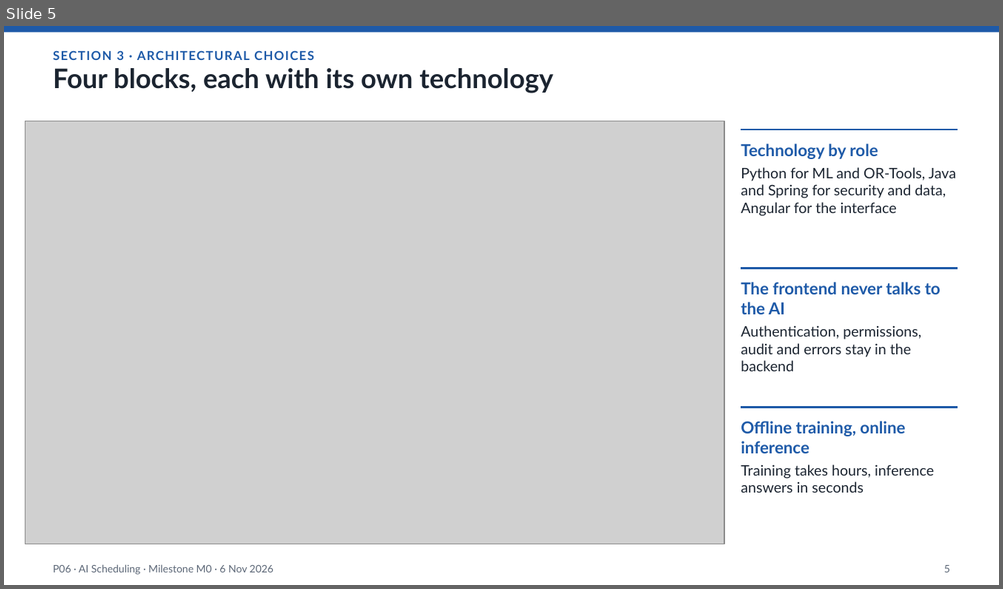
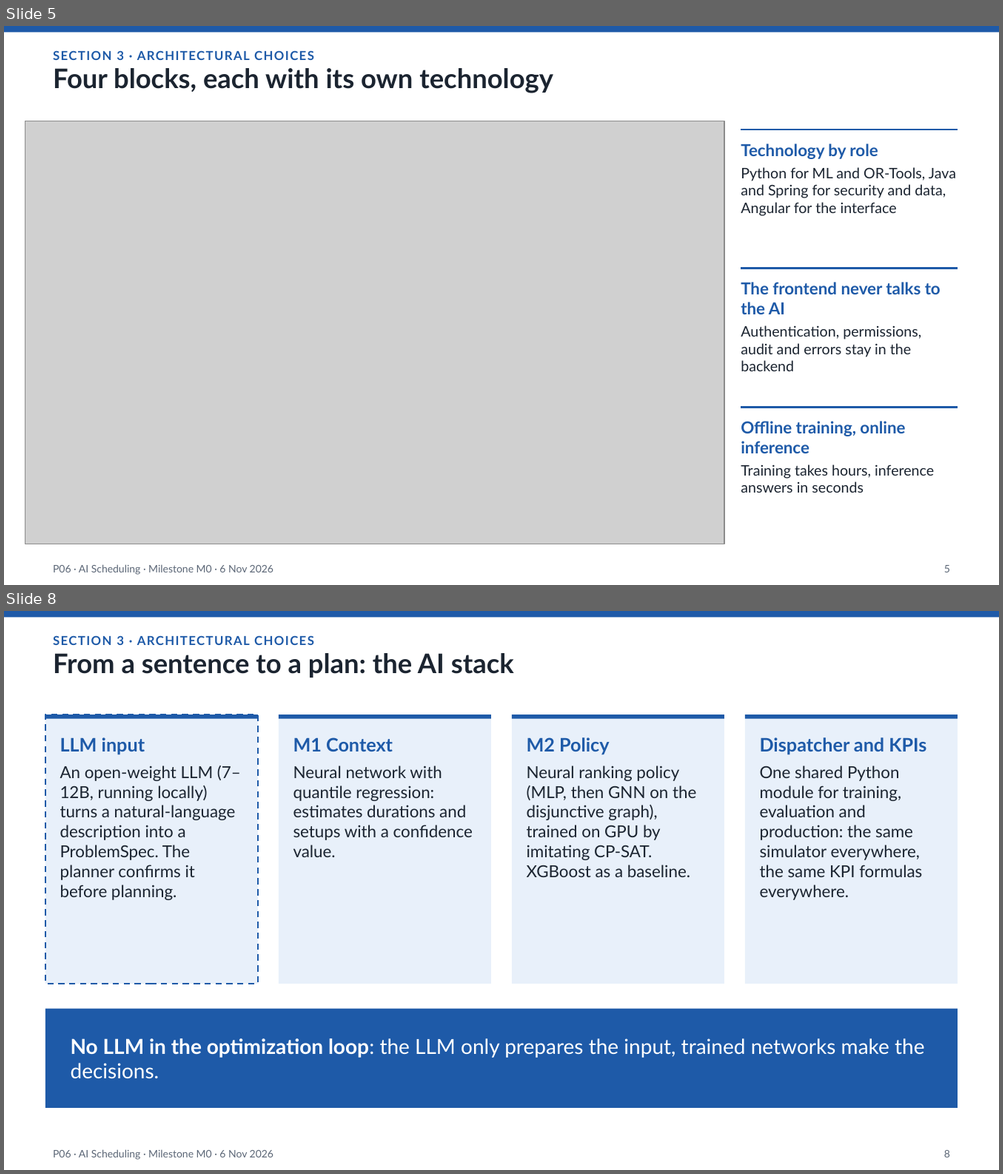
Before and after one commit to Pieruc/Scheduling, a slide deck: Presentazione/P06-6Nov-v1.pptx. Shown one above the other, each under a label of ours: slide 5 before the commit, slides 5 and 8 after it; the slides between them are not shown. The pictures are 1003x589 and 1003x1174 pixels, drawn with LibreOffice and Linux fonts; fonts in the diff are those of the drawing; grey boxes stand for pictures. Boxes give left, top, right and bottom in pixels: in the first picture for what was removed or moved away, otherwise in the second. Text is boxed around its words. In the diff, an @@ line names an element or a change of style, - is before the commit and + after.

```diff
--- a/Presentazione/P06-6Nov-v1.pptx
+++ b/Presentazione/P06-6Nov-v1.pptx
@@ slide 8 added at [4, 611, 999, 1170], background #FFFFFF @@
@@ rectangle added at [4, 611, 999, 617], fill #1E5AA8 @@
@@ title added at [53, 653, 514, 678], 26 pt, text #1B2430, bold @@
+From a sentence to a plan: the AI stack
@@ text added at [53, 635, 314, 645], 12 pt, text #1E5AA8, bold @@
+SECTION 3 · ARCHITECTURAL CHOICES
@@ rectangle added at [45, 715, 259, 984], fill #E8F0FA, outline #1E5AA8 1.5 pt dashed @@
@@ rectangle added at [45, 715, 259, 719], fill #1E5AA8 @@
@@ rectangle added at [279, 715, 491, 984], fill #E8F0FA @@
@@ rectangle added at [279, 715, 491, 719], fill #1E5AA8 @@
@@ rectangle added at [512, 715, 725, 984], fill #E8F0FA @@
@@ rectangle added at [512, 715, 725, 719], fill #1E5AA8 @@
@@ rectangle added at [745, 715, 958, 984], fill #E8F0FA @@
@@ rectangle added at [745, 715, 958, 719], fill #1E5AA8 @@
@@ text added at [60, 738, 241, 900], 16 pt, text #1B2430 @@
+LLM input
+An open-weight LLM (7–12B, running locally) turns a natural-language description into a ProblemSpec. The planner confirms it before planning.
@@ text added at [293, 738, 472, 857], 16 pt, text #1B2430 @@
+M1 Context
+Neural network with quantile regression: estimates durations and setups with a confidence value.
@@ text added at [526, 738, 696, 877], 16 pt, text #1B2430 @@
+M2 Policy
+Neural ranking policy (MLP, then GNN on the disjunctive graph), trained on GPU by imitating CP-SAT. XGBoost as a baseline.
@@ text added at [760, 738, 926, 900], 16 pt, text #1B2430 @@
+Dispatcher and KPIs
+One shared Python module for training, evaluation and production: the same simulator everywhere, the same KPI formulas everywhere.
@@ rectangle added at [45, 1008, 958, 1108], fill #1E5AA8, 20 pt, text #FFFFFF @@
+No LLM in the optimization loop: the LLM only prepares the input, trained networks make the decisions.
@@ text added at [53, 1150, 273, 1160], 10 pt, text #5B6676 @@
+P06 · AI Scheduling · Milestone M0 · 6 Nov 2026
@@ page number added at [944, 1150, 950, 1158], 10 pt, text #5B6676 @@
+8
```
Also in this commit, not shown: 4 slides changed, 2 other slides added, 1 slide removed, 1 other file.
